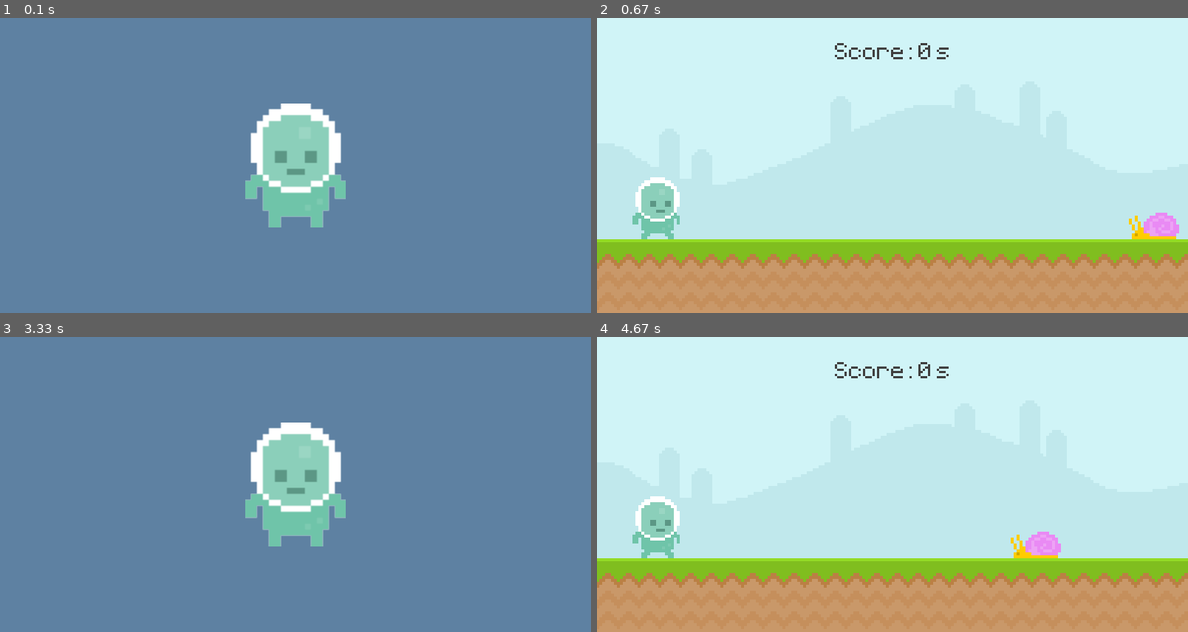
Above: before the commit, frames 1-4 (two rows, left to right).
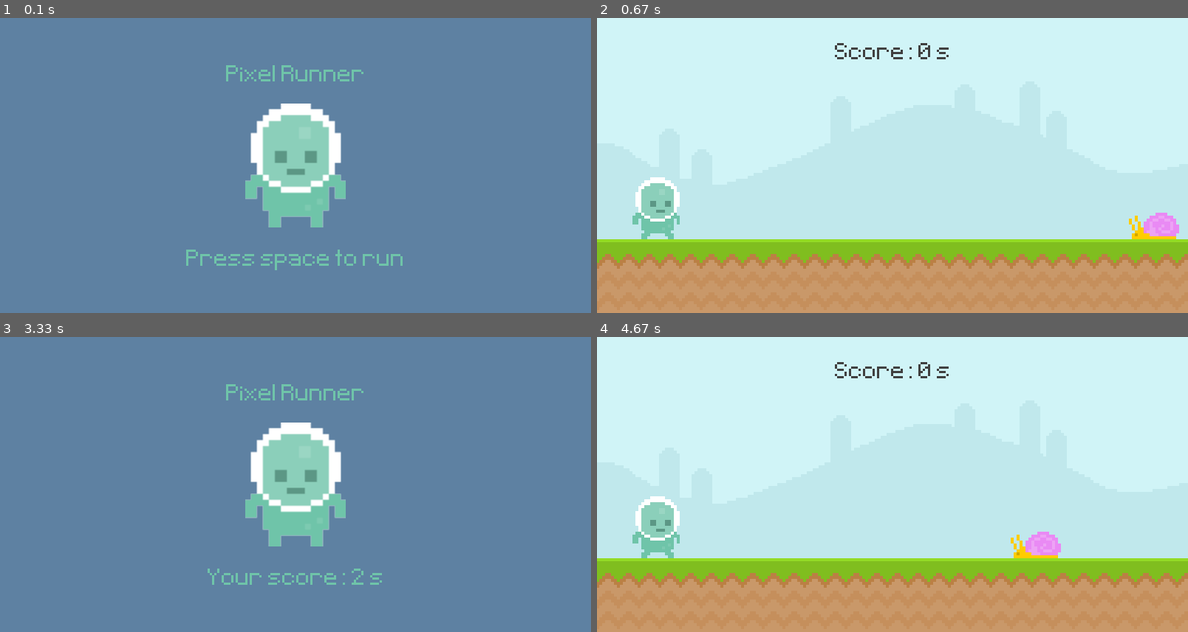
Above: after the commit, the same moments.

Repository: bstew794/PyGame_Tutorial
Game: pygame game, started from Runner.py
Same seed, same stepped clock (60 frames per second), same inputs: the game is played once before the commit and once after it.
Inputs (mouse positions are in pixels of both pictures, inside the frame that each line leads up to):
- Up to frame 1 (0.1 s): no input
- Up to frame 2 (0.67 s): tap Space at 0.33 s
- Up to frame 3 (3.33 s): click (59, 525) at 0.72 s; click (59, 525) at 1.55 s; click (301, 514) at 2.38 s
- Up to frame 4 (4.67 s): tap Space at 3.67, 4, 4.4 s

The runs differ from the first frame. In frame 1, 0.9% of the frame differs, in the area x 31-69%, y 16-86%; in frame 2, nothing differs; in frame 3, 0.8%; in frame 4, nothing differs.

Commit message:
Renovated menu screen

Diff:
--- a/Runner.py
+++ b/Runner.py
@@ -10,9 +10,11 @@
     curr_time = int((pygame.time.get_ticks() - star_time) / 1000)
 
     # display formatted score string on screen surface
-    scor_surf = test_font.render(f'Score: {curr_time} s', False, (64, 64, 64))
+    scor_surf = pixe_font.render(f'Score: {curr_time} s', False, (64, 64, 64))
     scor_rect = scor_surf.get_rect(center = (400, 50))
     screen.blit(scor_surf, scor_rect)
+
+    return curr_time
 
 
 # initialize the pygame system to allow me to run and display the game
@@ -25,22 +27,27 @@
 # define some variables that will be used in the rest of the code including the screen, clock, and fonts
 screen = pygame.display.set_mode((800, 400))
 clock = pygame.time.Clock()
-test_font = pygame.font.Font('Font/PixelType.ttf', 50)
+pixe_font = pygame.font.Font('Font/PixelType.ttf', 50)
 game_actv = False
 star_time = 0
+score = 0
 
-# define some surfaces including the environment, and actors
+# define some surfaces including the environment, actors, and text
 sky_surf = pygame.image.load('Graphics/Enviroment/sky.png').convert_alpha()
 grnd_surf = pygame.image.load('Graphics/Enviroment/ground.png').convert_alpha()
 snal_surf = pygame.image.load('Graphics/Enemies/Snail/snail1.png').convert_alpha()
 play_surf = pygame.image.load('Graphics/Player/walk1.png').convert_alpha()
 play_stan = pygame.image.load('Graphics/Player/stand.png').convert_alpha()
 play_stan = pygame.transform.rotozoom(play_stan, 0, 2)
+game_name = pixe_font.render('Pixel Runner', False, (111, 196, 169))
+game_mess = pixe_font.render('Press space to run', False, (111, 196, 169))
 
 # define a rectangle hitbox for the player, enemies, and menu items
 snal_rect = snal_surf.get_rect(bottomleft = (800, 300))
 play_rect = play_surf.get_rect(midbottom = (80, 300))
 stan_rect = play_stan.get_rect(center = (400, 200))
+name_rect = game_name.get_rect(center = (400, 80))
+mess_rect = game_mess.get_rect(center = (400, 330))
 
 # define player attributes
 play_grav = 0
@@ -71,11 +78,13 @@
                             play_grav = -20
         # player input during an inactive game state
         else:
-            # jump if any keyboard key is pressed
+            # reset the game state if the space key is pressed
             if event.type == pygame.KEYDOWN:
                 if event.key == pygame.K_SPACE:
                     game_actv = True
                     snal_rect.left = 800
+                    play_rect.bottom = 300
+                    play_grav = 0
                     star_time = pygame.time.get_ticks()
 
 
@@ -117,7 +126,7 @@
         # pygame.draw.rect(screen, '#c0e8ec', scor_rect, 10)
 
         # display the score surface on the screen surface
-        disp_scor()
+        score = disp_scor()
 
 
         # Manage player collision with snails
@@ -125,8 +134,24 @@
             game_actv = False
     # The menu logic
     else:
+        # show player character standing
         screen.fill((94, 129, 162))
         screen.blit(play_stan, stan_rect)
+
+
+        # define score message surface and rectangle
+        scor_mess = pixe_font.render(f'Your score: {score} s', False, (111, 196, 169))
+        scor_mess_rect = scor_mess.get_rect(center = (400, 330))
+
+
+        # show game name
+        screen.blit(game_name, name_rect)
+
+        # conditionally show the game or score message
+        if score == 0:
+            screen.blit(game_mess, mess_rect)
+        else:
+            screen.blit(scor_mess, scor_mess_rect)
 
 
     # update the visual aspects of the game for each loop
